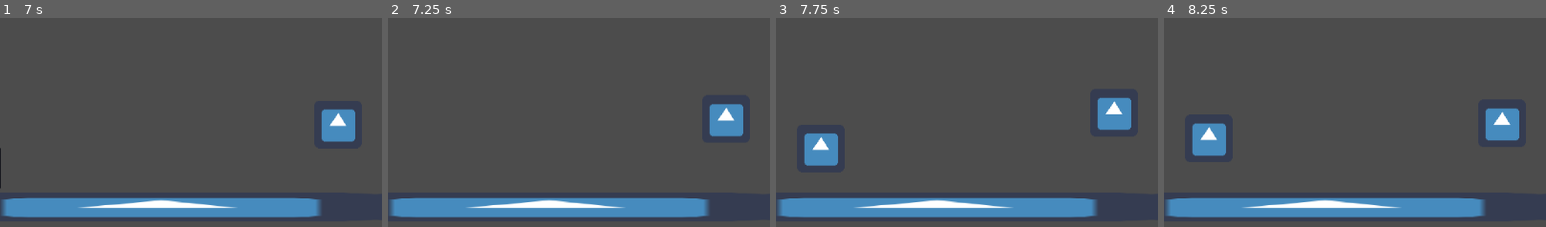
Above: before the commit, frames 1-4 (left to right).
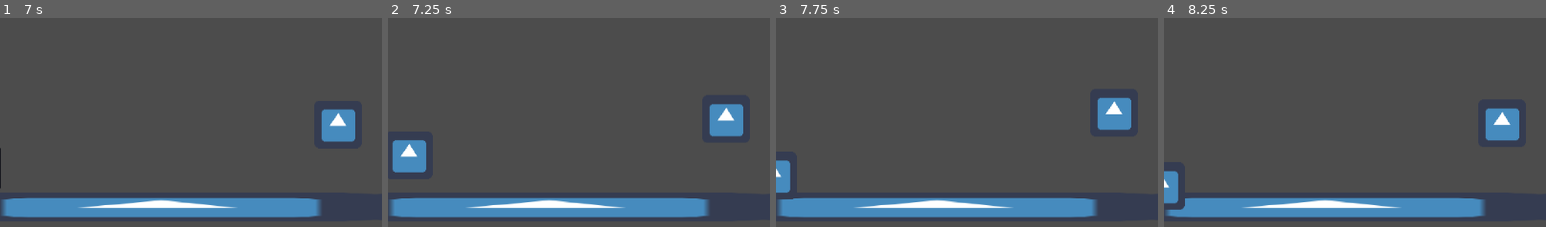
Above: after the commit, the same moments.

Repository: uspgamedev/welcome-to-your-mind
Game: Godot game, scene res://Stages/TestLevel.tscn
The game is run twice, just before and just after one commit, with the same random seed, the same clock (stepped at 60 frames per second) and the same inputs. This scene is started directly instead of the project's main scene. The engine's default icon, where the game draws it, is replaced by a stand-in: a white triangle on a blue panel in a dark square. Sound files missing from this copy of the repository are replaced by a short silence.
Inputs:
- Up to frame 1 (7 s): hold Right (ui_right) 0.53-2.03 s; tap Up (ui_up) at 0.77, 1.52, 3.02, 3.77, 4.52, 6.02, 6.77 s; hold Left (ui_left) 2.03-2.78 s; hold Right (ui_right) 2.78-4.28 s; hold Left (ui_left) 4.28-5.03 s; hold Right (ui_right) 5.03-5.78 s; hold Left (ui_left) from 5.78 s (still down)
- Up to frame 2 (7.25 s): keep holding Left (ui_left)
- Up to frame 3 (7.75 s): release Left (ui_left) at 7.28 s; hold Right (ui_right) from 7.28 s (still down); tap Up (ui_up) at 7.52 s
- Up to frame 4 (8.25 s): keep holding Right (ui_right)
The pictures show only the part of the screen within x 0-50%, y 50-100%; the shares and areas given below are measured in that part.

Frame 1 is identical in both runs. In frame 2, 1.4% of the frame differs, in the area x 1-10%, y 58-74%; in frame 3, 2.0%; in frame 4, 2.2%, in the area x 0-17%, y 50-92%.

Commit message:
Folder rename and closes #19

Diff:
--- a/Stages/Depression/Enemies/TriggerSpawn.tscn
+++ /dev/null
@@ -1,16 +0,0 @@
-[gd_scene load_steps=2 format=2]
-
-[ext_resource path="res://Stages/Depression/Enemies/TriggerSpawn.gd" type="Script" id=1]
-
-[node name="Spawn" type="Node2D"]
-
-script = ExtResource( 1 )
-
-[node name="Timer" type="Timer" parent="." index="0"]
-
-process_mode = 1
-wait_time = 1.5
-one_shot = true
-autostart = false
-
-[connection signal="timeout" from="Timer" to="." method="_on_Timer_timeout"]
--- a/Stages/Depression/Puzzles/JumpIntro.tscn
+++ b/Stages/Depression/Sections/JumpIntro.tscn
@@ -1,7 +1,7 @@
 [gd_scene load_steps=7 format=2]
 
 [ext_resource path="res://icon.png" type="Texture" id=1]
-[ext_resource path="res://Stages/Depression/Enemies/TriggerSpawn.tscn" type="PackedScene" id=2]
+[ext_resource path="res://Stages/Depression/TriggerSpawn.tscn" type="PackedScene" id=2]
 [ext_resource path="res://Player/Player.tscn" type="PackedScene" id=3]
 
 [sub_resource type="RectangleShape2D" id=1]
@@ -91,59 +91,59 @@
 
 [node name="CollisionShape2D" type="CollisionShape2D" parent="Floor2" index="0"]
 
+shape = SubResource( 2 )
+
+[node name="Sprite" type="Sprite" parent="Floor2" index="1"]
+
+scale = Vector2( 3.8, 0.6 )
+texture = ExtResource( 1 )
+_sections_unfolded = [ "Material", "Transform" ]
+
+[node name="Floor4" type="StaticBody2D" parent="." index="3"]
+
+editor/display_folded = true
+position = Vector2( 1917.31, 411.603 )
+input_pickable = false
+collision_layer = 1
+collision_mask = 1
+constant_linear_velocity = Vector2( 0, 0 )
+constant_angular_velocity = 0.0
+friction = 1.0
+bounce = 0.0
+_sections_unfolded = [ "Transform" ]
+__meta__ = {
+"_edit_group_": true
+}
+
+[node name="CollisionShape2D" type="CollisionShape2D" parent="Floor4" index="0"]
+
+shape = SubResource( 1 )
+
+[node name="Sprite" type="Sprite" parent="Floor4" index="1"]
+
+scale = Vector2( 18, 0.6 )
+texture = ExtResource( 1 )
+_sections_unfolded = [ "Material", "Transform" ]
+
+[node name="Wall" type="StaticBody2D" parent="." index="4"]
+
+editor/display_folded = true
+position = Vector2( 1055.69, 564.787 )
+input_pickable = false
+collision_layer = 1
+collision_mask = 1
+constant_linear_velocity = Vector2( 0, 0 )
+constant_angular_velocity = 0.0
+friction = 1.0
+bounce = 0.0
+__meta__ = {
+"_edit_group_": true
+}
+
+[node name="CollisionShape2D" type="CollisionShape2D" parent="Wall" index="0"]
+
 shape = SubResource( 3 )
 
-[node name="Sprite" type="Sprite" parent="Floor2" index="1"]
-
-scale = Vector2( 3.8, 0.6 )
-texture = ExtResource( 1 )
-_sections_unfolded = [ "Material", "Transform" ]
-
-[node name="Floor4" type="StaticBody2D" parent="." index="3"]
-
-editor/display_folded = true
-position = Vector2( 1917.31, 411.603 )
-input_pickable = false
-collision_layer = 1
-collision_mask = 1
-constant_linear_velocity = Vector2( 0, 0 )
-constant_angular_velocity = 0.0
-friction = 1.0
-bounce = 0.0
-_sections_unfolded = [ "Transform" ]
-__meta__ = {
-"_edit_group_": true
-}
-
-[node name="CollisionShape2D" type="CollisionShape2D" parent="Floor4" index="0"]
-
-shape = SubResource( 1 )
-
-[node name="Sprite" type="Sprite" parent="Floor4" index="1"]
-
-scale = Vector2( 18, 0.6 )
-texture = ExtResource( 1 )
-_sections_unfolded = [ "Material", "Transform" ]
-
-[node name="Wall" type="StaticBody2D" parent="." index="4"]
-
-editor/display_folded = true
-position = Vector2( 1055.69, 564.787 )
-input_pickable = false
-collision_layer = 1
-collision_mask = 1
-constant_linear_velocity = Vector2( 0, 0 )
-constant_angular_velocity = 0.0
-friction = 1.0
-bounce = 0.0
-__meta__ = {
-"_edit_group_": true
-}
-
-[node name="CollisionShape2D" type="CollisionShape2D" parent="Wall" index="0"]
-
-shape = SubResource( 2 )
-
 [node name="Sprite" type="Sprite" parent="Wall" index="1"]
 
 scale = Vector2( 1, 2.4 )
--- a/Stages/Depression/Puzzles/PuzzleOctopus.tscn
+++ b/Stages/Depression/Sections/PuzzleOctopus.tscn
@@ -1,9 +1,10 @@
 [gd_scene load_steps=10 format=2]
 
-[ext_resource path="res://Stages/Depression/Puzzles/PuzzleOctopus.gd" type="Script" id=1]
+[ext_resource path="res://Stages/Depression/Sections/PuzzleOctopus.gd" type="Script" id=1]
 [ext_resource path="res://CameraAdjust.tscn" type="PackedScene" id=2]
 [ext_resource path="res://Stages/Depression/Enemies/Octopus/Octopus.tscn" type="PackedScene" id=3]
 [ext_resource path="res://icon.png" type="Texture" id=4]
+
 
 
 [sub_resource type="RectangleShape2D" id=6]
--- a/Stages/Depression/Enemies/TriggerSpawn.gd
+++ b/Stages/Depression/TriggerSpawn.gd
@@ -1,10 +1,13 @@
 extends Node2D
+
+export (float, 5.0)var respawn_time = 1.0
 
 var Trigger_scn = load("res://Stages/Depression/Enemies/TriggerGood.tscn")
 var Player
 var hasTrigger = false
 
 func _ready():
+	$RespawnTimer.set_wait_time(respawn_time)
 	spawn()
 
 func spawn():
@@ -24,8 +27,8 @@
 
 func Player_jumped():
 	if hasTrigger == false:
-		$Timer.start()
+		$RespawnTimer.start()
 		hasTrigger = true
 
-func _on_Timer_timeout():
+func _on_RespawnTimer_timeout():
 	spawn()
--- /dev/null
+++ b/Stages/Depression/TriggerSpawn.tscn
@@ -0,0 +1,17 @@
+[gd_scene load_steps=2 format=2]
+
+[ext_resource path="res://Stages/Depression/TriggerSpawn.gd" type="Script" id=1]
+
+[node name="Spawn" type="Node2D" index="0"]
+
+script = ExtResource( 1 )
+respawn_time = 1.0
+
+[node name="RespawnTimer" type="Timer" parent="." index="0"]
+
+process_mode = 1
+wait_time = 1.0
+one_shot = true
+autostart = false
+
+[connection signal="timeout" from="RespawnTimer" to="." method="_on_RespawnTimer_timeout"]
--- a/Stages/DepressionStage.tscn
+++ b/Stages/DepressionStage.tscn
@@ -1,8 +1,9 @@
 [gd_scene load_steps=5 format=2]
 
-[ext_resource path="res://Stages/Depression/Puzzles/PuzzleOctopus.tscn" type="PackedScene" id=1]
+[ext_resource path="res://Stages/Depression/Sections/PuzzleOctopus.tscn" type="PackedScene" id=1]
 [ext_resource path="res://icon.png" type="Texture" id=2]
 [ext_resource path="res://Player/Player.tscn" type="PackedScene" id=3]
+
 
 [sub_resource type="RectangleShape2D" id=1]
 
--- a/Stages/TestLevel.tscn
+++ b/Stages/TestLevel.tscn
@@ -6,7 +6,8 @@
 [ext_resource path="res://Stages/b423b42.wav" type="AudioStream" id=4]
 [ext_resource path="res://Stages/Depression/Enemies/TriggerBad.tscn" type="PackedScene" id=5]
 [ext_resource path="res://Stages/Depression/Enemies/TriggerGood.tscn" type="PackedScene" id=6]
-[ext_resource path="res://Stages/Depression/Enemies/TriggerSpawn.tscn" type="PackedScene" id=7]
+[ext_resource path="res://Stages/Depression/TriggerSpawn.tscn" type="PackedScene" id=7]
+
 
 [sub_resource type="RectangleShape2D" id=1]
 
Not shown: 3 places in Stages/Depression/Sections/JumpIntro.tscn that only renumber resources
Renamed: Stages/Depression/Puzzles/PuzzleOctopus.gd -> Stages/Depression/Sections/PuzzleOctopus.gd
